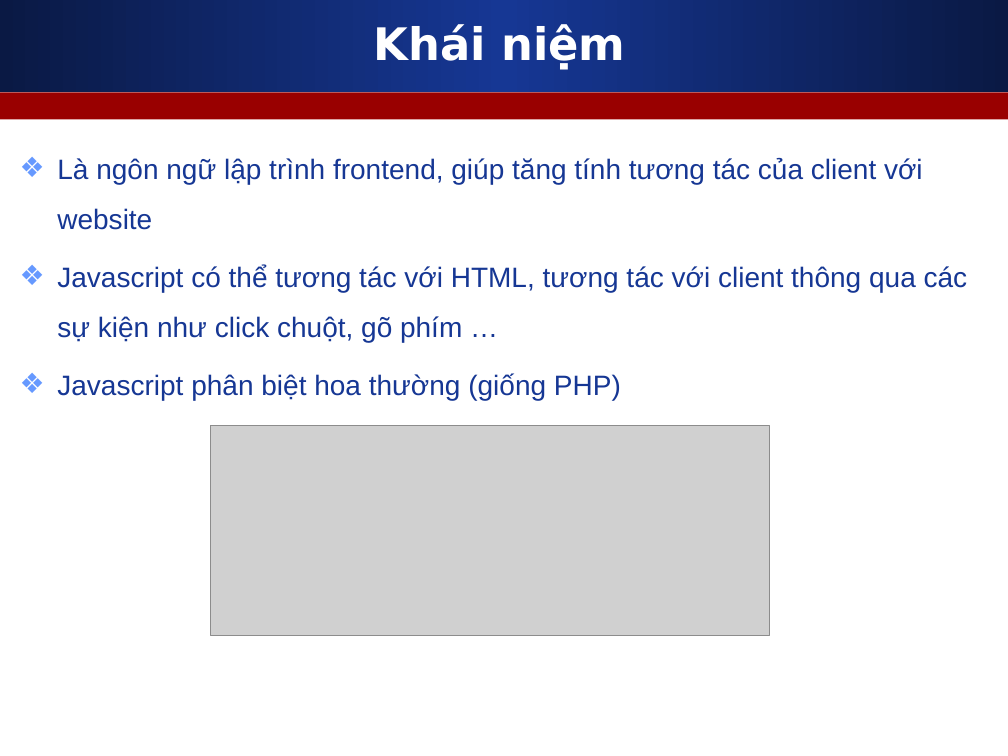
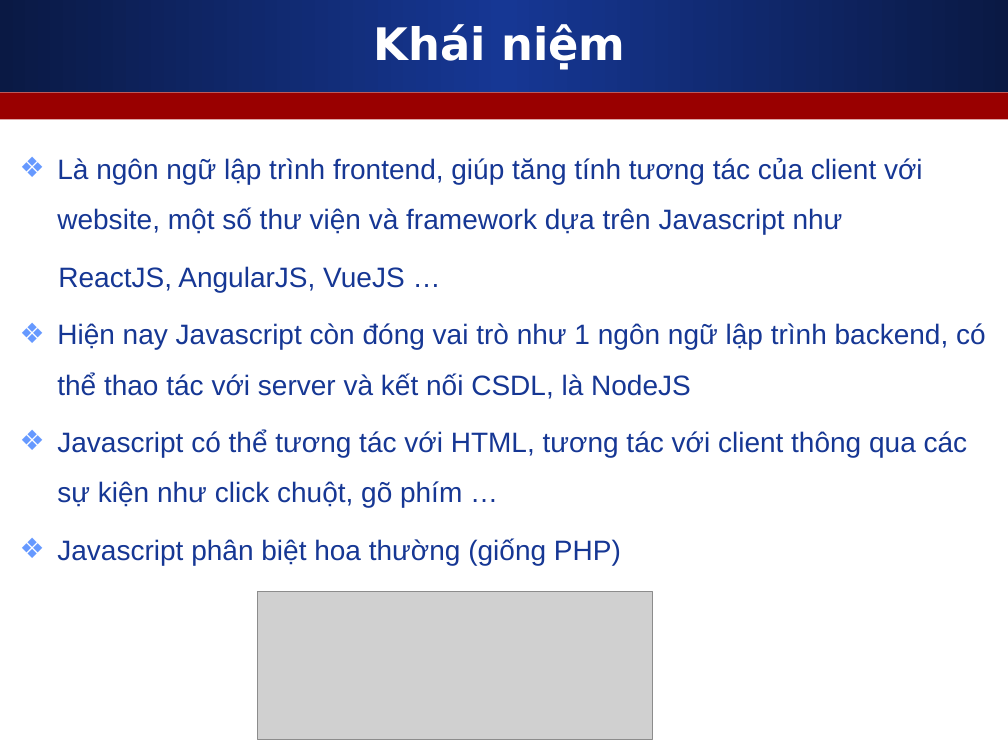
Before and after one commit to nguyenvietmanhit/PHP0921E2_SKDA, a slide deck: slide 3 of Day03_CD2_Javascript_Basic_1/Slides/1_Javascript_can_ban_phan_1.ppt. Drawn at 1008x756 pixels with LibreOffice and Linux fonts; fonts in the diff are those of the drawing; grey boxes stand for pictures. Boxes give left, top, right and bottom in pixels: in the first picture for what was removed or moved away, otherwise in the second. Text is boxed around its words. In the diff, an @@ line names an element or a change of style, - is before the commit and + after.

```diff
--- a/Day03_CD2_Javascript_Basic_1/Slides/1_Javascript_can_ban_phan_1.ppt
+++ b/Day03_CD2_Javascript_Basic_1/Slides/1_Javascript_can_ban_phan_1.ppt
@@ text at bbox=[57, 158, 986, 399]: text changed @@
-❖ Là ngôn ngữ lập trình frontend, giúp tăng tính tương tác của client với website
+❖ Là ngôn ngữ lập trình frontend, giúp tăng tính tương tác của client với website, một số thư viện và framework dựa trên Javascript như
+ReactJS, AngularJS, VueJS …
+❖ Hiện nay Javascript còn đóng vai trò như 1 ngôn ngữ lập trình backend, có thể thao tác với server và kết nối CSDL, là NodeJS
@@ picture: place and size @@
-picture at bbox=[211, 425, 770, 635]
+picture at bbox=[258, 592, 652, 740]
```
Also in this commit, not shown: 1 other slide changed, 5 other files.
